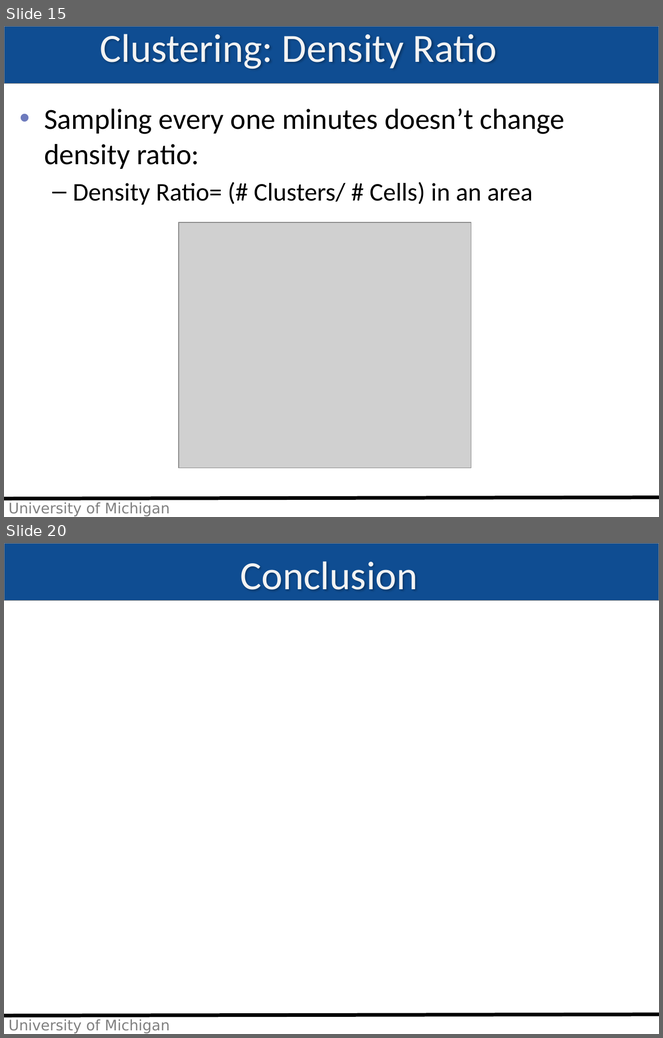
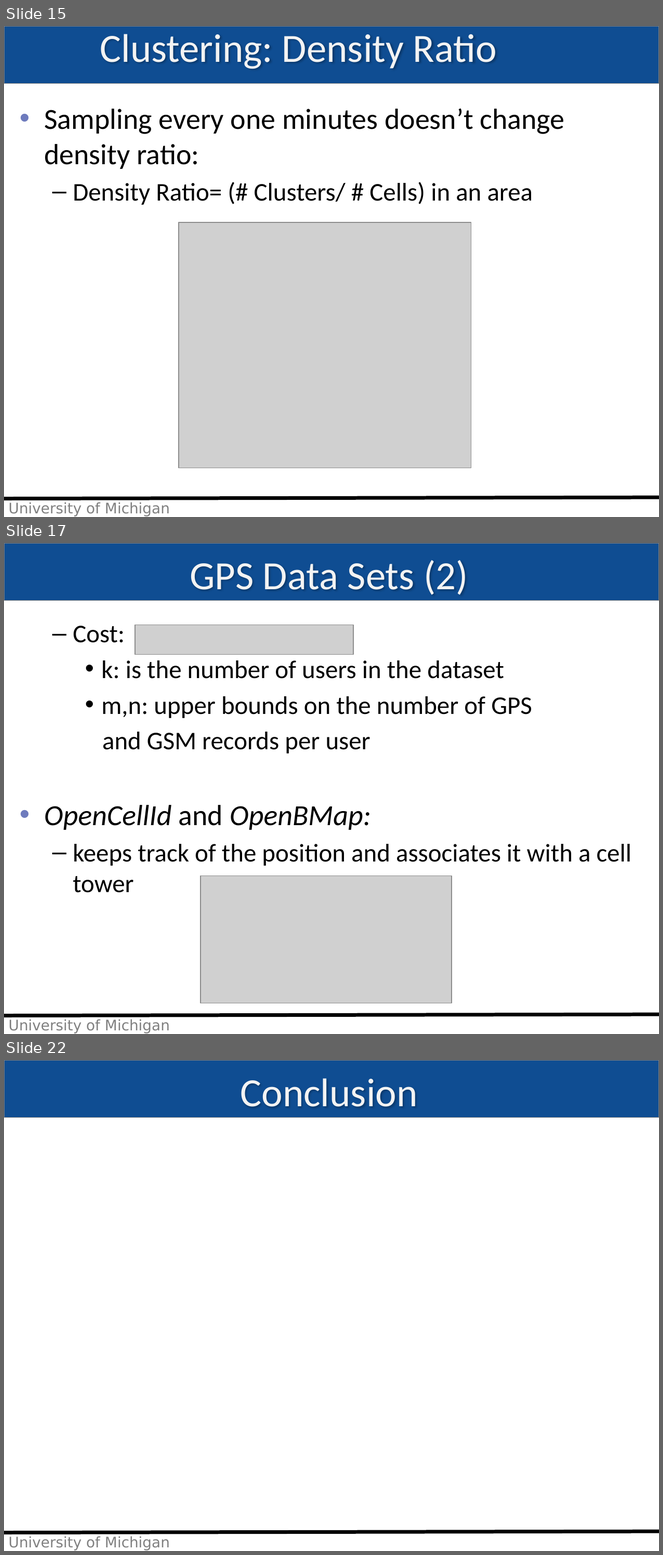
Before and after one commit to imehrdad2012/EECS589, a slide deck: Presentation/moradi_class19.pptx. Shown one above the other, each under a label of ours: slides 15 and 20 before the commit, slides 15, 17 and 22 after it; the slides between them are not shown. The pictures are 663x1038 and 663x1555 pixels, drawn with LibreOffice and Linux fonts; fonts in the diff are those of the drawing; grey boxes stand for pictures; background and template pictures are left out. Boxes give left, top, right and bottom in pixels: in the first picture for what was removed or moved away, otherwise in the second. Text is boxed around its words. In the diff, an @@ line names an element or a change of style, - is before the commit and + after.

```diff
--- a/Presentation/moradi_class19.pptx
+++ b/Presentation/moradi_class19.pptx
@@ slide 17 added at (4,543,659,1034), background picture (left out); not listed: 3 template elements that a slide beside it also shows @@
@@ title added at (190,560,468,595), 44 pt, text #F3F3F3 @@
+GPS Data Sets (2)
@@ text added at (44,626,632,893), 28 pt, text #000000 @@
+  – Cost:
+    • k: is the number of users in the dataset
+    • m,n: upper bounds on the number of GPS
+    and GSM records per user
+• OpenCellId and OpenBMap:
+  – keeps track of the position and associates it with a cell tower
@@ picture added at (135,625,353,654) @@
@@ picture added at (201,876,452,1004) @@
@@ what was slide 20 is now slide 22 @@
```
Also in this commit, not shown: 9 slides changed, 4 other slides added, 3 slides removed.
